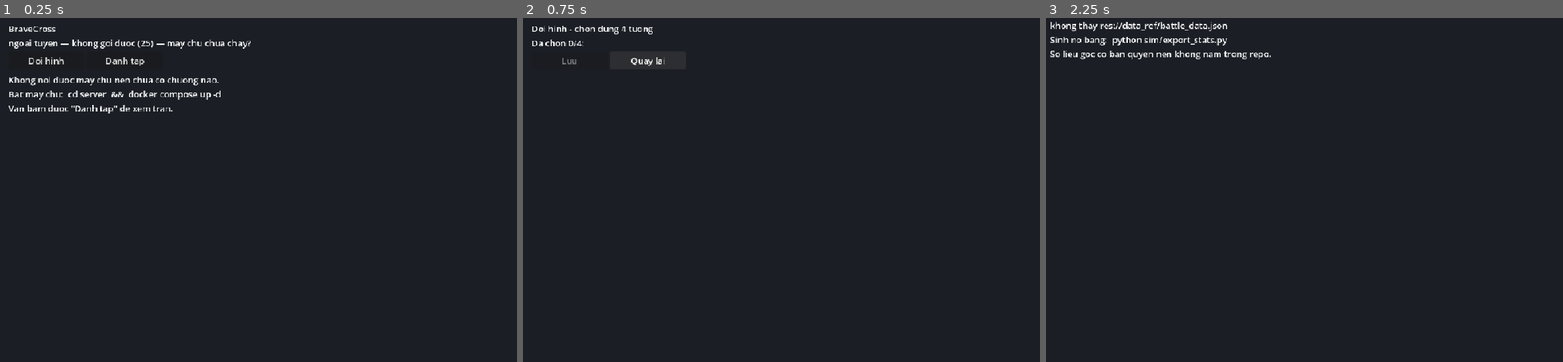
Above: before the commit, frames 1-3 (left to right).
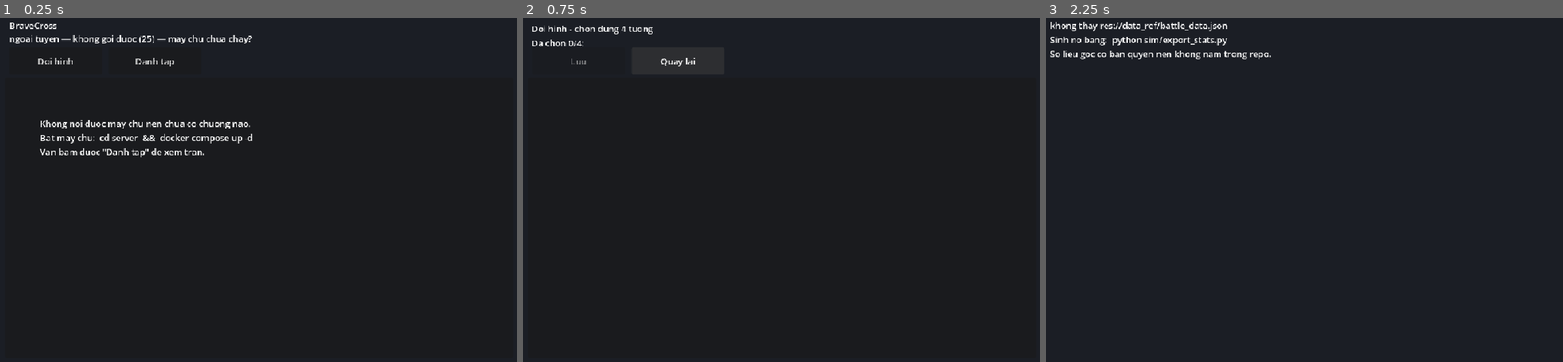
Above: after the commit, the same moments.

Repository: lvthe/bravecross-game
Game: Godot game, scene res://ui/menu.tscn
Same seed, same stepped clock (60 frames per second), same inputs: the game is played once before the commit and once after it.
Inputs:
- Up to frame 1 (0.25 s): no input
- Up to frame 2 (0.75 s): click "Doi hinh" at 0.5 s
- Up to frame 3 (2.25 s): click "Quay lai" at 1.25 s; click "Danh tap" at 2 s

The runs differ from the first frame. In frame 1, 3.1% of the frame differs, in the area x 1-49%, y 1-41%; in frame 2, 0.2%; in frame 3, nothing differs.

Commit message:
Khung giao dien dung art cua ban goc
game/ui_theme.gd dung mot Theme tu art goc roi ap cho ca cay node: nut la
khung go co nen giay (ui_background134), bang la cuon giay (ui_background62),
nen menu la ban do the gioi (ui_background135). Moi chuong co hinh nho la ban
do chuong cua chinh no — 16 anh ui_background_chapter_*.

Viet bang ma chu khong phai .tres: theme nay chi la phep noi giua ten control
cua Godot va ten file art.

Hai cho phai mo bang cach nhin anh that:
- Bien 9-patch khong co san trong anh, phai dat tay.
- Lan dau lay ui_background188 vi ten va ti le 399x60 trong nhu mot cai nut,
  hoa ra chi la dai xam mo, keo ra thanh vach mong. work/contact.py dan ca thu
  muc thanh mot tam de nhin mot lan la biet.

Nut phai cao hon tong hai bien khong thi khung bi bep — dat 50.

Chup anh nay khoa nhap lieu: cua so game gianh focus va mot phim lac tu ban
phim se bam vao nut dang focus roi nhay sang man khac. Da dinh nhieu lan: dinh
chup menu ma ra man tran.

Tat ca xanh: 144/144, 12/12, 24/24, 24/24, 43/43, 23/23, 26/26.

Co-Authored-By: Claude Opus 5 <noreply@anthropic.com>

Diff:
--- a/game/game.gd
+++ b/game/game.gd
@@ -35,6 +35,24 @@
 const SCENE_DIR := "res://assets_ref/scenes/"
 const MENU_SCENE := "main3/mainscene3_background_a"
 
+## Ban do tung chuong, lay tu art giao dien cua ban goc. Ban goc dung dung
+## kieu nay cho man chon chuong.
+const CHAPTER_MAPS := [
+	"ui_background_chapter_prairie", "ui_background_chapter_forest",
+	"ui_background_chapter_desert", "ui_background_chapter_valley",
+	"ui_background_chapter_snow", "ui_background_chapter_battle",
+	"ui_background_chapter_guandu", "ui_background_chapter_purplebamboo",
+	"ui_background_chapter_cemetery", "ui_background_chapter_lava",
+	"ui_background_chapter_devil", "ui_background_chapter_cebi",
+]
+
+
+## Anh ban do cua mot chuong, de lam hinh nho tren nut.
+func chapter_map(chapter: int) -> Texture2D:
+	if chapter <= 0:
+		return null
+	return UiTheme.tex(CHAPTER_MAPS[(chapter - 1) % CHAPTER_MAPS.size()])
+
 
 ## Anh nen cho mot chuong. chapter <= 0 (danh tap) thi lay canh dau.
 func backdrop(chapter: int) -> Texture2D:
@@ -57,6 +75,10 @@
 	var err := combat.load_data()
 	if err != "":
 		push_error(err)
+	# Theme dung art cua ban goc, ap cho ca cay node nen man nao cung theo.
+	var th := UiTheme.build()
+	if th != null:
+		get_tree().root.theme = th
 	_maybe_shot()
 
 
@@ -73,6 +95,10 @@
 			at = float(a.substr(5))
 	if path == "":
 		return
+	# Khoa nhap lieu trong lan chup: cua so game gianh focus, va mot phim lac
+	# tu ban phim se bam vao nut dang duoc focus roi nhay sang man khac. Da
+	# dinh mot lan: dinh chup menu ma ra man tran.
+	get_tree().root.gui_disable_input = true
 	await get_tree().create_timer(at).timeout
 	await RenderingServer.frame_post_draw
 	var e := get_viewport().get_texture().get_image().save_png(path)
--- /dev/null
+++ b/game/ui_theme.gd
@@ -0,0 +1,91 @@
+# Theme dung art giao dien cua ban goc.
+#
+# Dung bang MA chu khong phai file .tres: theme nay chi la mot phep noi giua
+# ten control cua Godot va ten file art, viet ra ma thi doc duoc lien va sua
+# duoc bang mot dong. File .tres cho viec nay chi tho hon.
+#
+# Art lay tu assets/png/background cua ban goc (work/scenes.py --raw). Cac tam
+# nay la anh mot mieng, khong phai 9-patch san, nen bien duoc dat bang tay —
+# xem BORDERS ben duoi.
+#
+# Khong co art thi theme tra ve null va game dung giao dien mac dinh cua Godot.
+class_name UiTheme
+extends RefCounted
+
+const DIR := "res://assets_ref/ui/"
+
+## Khung go co nen giay, 111x62 — dung la mot cai nut.
+## (Da thu ui_background188 truoc: hoa ra chi la mot dai xam mo, keo ra thanh
+## vach mong chu khong ra hinh nut nao.)
+const BTN := "ui_background134"
+## Cuon giay 688x800, dung lam nen bang danh sach.
+const PANEL := "ui_background62"
+
+## Bien 9-patch (ngang, doc). Dat bang tay sau khi nhin anh: khung go cua nut
+## day khoang 14 px, con hai truc cuon giay thi to hon nhieu.
+const BTN_BORDER := Vector2i(16, 14)
+const PANEL_BORDER := Vector2i(58, 72)
+
+
+static func tex(name: String) -> Texture2D:
+	var p := DIR + name + ".png"
+	if not ResourceLoader.exists(p):
+		return null
+	var t := ResourceLoader.load(p)
+	return t if t is Texture2D else null
+
+
+static func _box(name: String, border: Vector2i, tint: Color) -> StyleBoxTexture:
+	var t := tex(name)
+	if t == null:
+		return null
+	var s := StyleBoxTexture.new()
+	s.texture = t
+	s.texture_margin_left = border.x
+	s.texture_margin_right = border.x
+	s.texture_margin_top = border.y
+	s.texture_margin_bottom = border.y
+	# Chua noi dung cach mep mot chut, khong thi chu dinh vao vien.
+	s.content_margin_left = border.x + 6
+	s.content_margin_right = border.x + 6
+	s.content_margin_top = 6
+	s.content_margin_bottom = 6
+	s.modulate_color = tint
+	return s
+
+
+## Tra ve theme, hoac null neu chua xuat art giao dien.
+static func build() -> Theme:
+	if tex(BTN) == null:
+		return null
+	var th := Theme.new()
+
+	var normal := _box(BTN, BTN_BORDER, Color(1, 1, 1))
+	var hover := _box(BTN, BTN_BORDER, Color(1.25, 1.2, 1.1))
+	var pressed := _box(BTN, BTN_BORDER, Color(0.8, 0.78, 0.75))
+	# Chuong khoa: xam han di de nhin phat la biet chua bam duoc.
+	var disabled := _box(BTN, BTN_BORDER, Color(0.45, 0.45, 0.5, 0.75))
+	for pair in [["normal", normal], ["hover", hover], ["pressed", pressed],
+			["disabled", disabled], ["focus", hover]]:
+		if pair[1] != null:
+			th.set_stylebox(pair[0], "Button", pair[1])
+
+	# Nen nut la giay sang, nen chu phai TOI. Dung mau kem nhu chu tren nen
+	# tranh thi khong doc noi.
+	th.set_color("font_color", "Button", Color(0.24, 0.15, 0.07))
+	th.set_color("font_hover_color", "Button", Color(0.12, 0.08, 0.03))
+	th.set_color("font_pressed_color", "Button", Color(0.24, 0.15, 0.07))
+	th.set_color("font_disabled_color", "Button", Color(0.42, 0.36, 0.30))
+	th.set_font_size("font_size", "Button", 15)
+
+	var panel := _box(PANEL, PANEL_BORDER, Color(1, 1, 1, 0.97))
+	if panel != null:
+		th.set_stylebox("panel", "Panel", panel)
+		th.set_stylebox("panel", "PanelContainer", panel)
+
+	# Chu tren nen tranh: khong co vien thi doc rat met.
+	th.set_color("font_color", "Label", Color(1, 0.97, 0.9))
+	th.set_color("font_outline_color", "Label", Color(0, 0, 0, 0.85))
+	th.set_constant("outline_size", "Label", 5)
+	th.set_font_size("font_size", "Label", 15)
+	return th
--- a/ui/menu.gd
+++ b/ui/menu.gd
@@ -11,7 +11,10 @@
 
 
 func _ready() -> void:
-	$Backdrop.texture = Game.load_backdrop(Game.MENU_SCENE)
+	# Ban do the gioi co khung go — chinh la anh ban goc dung cho man ban do.
+	var world := UiTheme.tex("ui_background135")
+	$Backdrop.texture = world if world != null else Game.load_backdrop(Game.MENU_SCENE)
+	$Backdrop.modulate = Color(1, 1, 1) if world != null else Color(0.55, 0.55, 0.6)
 	$Buttons/Roster.pressed.connect(_on_roster)
 	$Buttons/Practice.pressed.connect(_on_practice)
 	_title.text = "BraveCross"
@@ -54,9 +57,14 @@
 	var cleared := bool(ch.get("cleared", false))
 
 	var b := Button.new()
-	b.custom_minimum_size = Vector2(0, 38)
+	b.custom_minimum_size = Vector2(0, 62)
 	b.alignment = HORIZONTAL_ALIGNMENT_LEFT
 	b.disabled = not unlocked
+	# Hinh nho ban do cua chuong, giong cach ban goc bay man chon chuong.
+	var thumb := Game.chapter_map(n)
+	if thumb != null:
+		b.icon = thumb
+		b.expand_icon = true
 	var mark := "[xong]" if cleared else ("      " if unlocked else "[khoa]")
 	b.text = "  %s  Chuong %-3d   dich manh x%.2f   %s" % [
 			mark, n, float(ch.get("power", 1.0)),
--- a/ui/menu.tscn
+++ b/ui/menu.tscn
@@ -20,41 +20,48 @@
 anchor_bottom = 1.0
 expand_mode = 1
 stretch_mode = 6
-modulate = Color(0.55, 0.55, 0.6, 1)
+modulate = Color(0.62, 0.62, 0.66, 1)
 
 [node name="Title" type="Label" parent="."]
-offset_left = 20.0
-offset_top = 14.0
+offset_left = 22.0
+offset_top = 8.0
 offset_right = 940.0
-offset_bottom = 40.0
+offset_bottom = 32.0
 text = "BraveCross"
 
 [node name="Status" type="Label" parent="."]
-offset_left = 20.0
-offset_top = 40.0
+offset_left = 22.0
+offset_top = 32.0
 offset_right = 940.0
-offset_bottom = 62.0
+offset_bottom = 56.0
 text = "..."
 
 [node name="Buttons" type="HBoxContainer" parent="."]
-offset_left = 20.0
-offset_top = 68.0
+offset_left = 22.0
+offset_top = 60.0
 offset_right = 940.0
-offset_bottom = 100.0
+offset_bottom = 110.0
+theme_override_constants/separation = 12
 
 [node name="Roster" type="Button" parent="Buttons"]
-custom_minimum_size = Vector2(140, 32)
+custom_minimum_size = Vector2(170, 50)
 text = "Doi hinh"
 
 [node name="Practice" type="Button" parent="Buttons"]
-custom_minimum_size = Vector2(140, 32)
+custom_minimum_size = Vector2(170, 50)
 text = "Danh tap"
 
+[node name="ListPanel" type="Panel" parent="."]
+offset_left = 14.0
+offset_top = 116.0
+offset_right = 946.0
+offset_bottom = 630.0
+
 [node name="Scroll" type="ScrollContainer" parent="."]
-offset_left = 20.0
-offset_top = 108.0
-offset_right = 940.0
-offset_bottom = 528.0
+offset_left = 78.0
+offset_top = 188.0
+offset_right = 878.0
+offset_bottom = 562.0
 
 [node name="List" type="VBoxContainer" parent="Scroll"]
-custom_minimum_size = Vector2(900, 0)
+custom_minimum_size = Vector2(796, 0)
--- a/ui/roster.gd
+++ b/ui/roster.gd
@@ -17,6 +17,9 @@
 
 
 func _ready() -> void:
+	var world := UiTheme.tex("ui_background135")
+	if world != null:
+		$Backdrop.texture = world
 	_save.pressed.connect(_on_save)
 	$Buttons/Back.pressed.connect(func(): Game.goto(Game.MENU))
 	await Game.ensure_session()
@@ -29,10 +32,11 @@
 		c.queue_free()
 	for name in Game.hero_names():
 		var b := Button.new()
-		b.custom_minimum_size = Vector2(210, 34)
+		b.custom_minimum_size = Vector2(258, 46)
 		b.toggle_mode = true
 		b.button_pressed = _picked.has(name)
 		b.text = _label(name)
+		_mark(b, b.button_pressed)
 		b.toggled.connect(_on_toggle.bind(name, b))
 		_grid.add_child(b)
 	_refresh()
@@ -46,6 +50,12 @@
 			int(row.get("Viability", 0))]
 
 
+## Nut bam roi va nut chua bam chi khac nhau chut mau, nhin khong ra dang chon
+## ai. To sang han len cho ro.
+func _mark(b: Button, on: bool) -> void:
+	b.modulate = Color(1.25, 1.1, 0.7) if on else Color(1, 1, 1)
+
+
 func _on_toggle(pressed: bool, hero_name: String, b: Button) -> void:
 	if pressed:
 		if _picked.size() >= TEAM_SIZE:
@@ -55,6 +65,7 @@
 			_picked.append(hero_name)
 	else:
 		_picked.erase(hero_name)
+	_mark(b, b.button_pressed)
 	_refresh()
 
 
--- a/ui/roster.tscn
+++ b/ui/roster.tscn
@@ -14,6 +14,14 @@
 anchor_bottom = 1.0
 color = Color(0.106, 0.118, 0.145, 1)
 
+[node name="Backdrop" type="TextureRect" parent="."]
+anchors_preset = 15
+anchor_right = 1.0
+anchor_bottom = 1.0
+expand_mode = 1
+stretch_mode = 6
+modulate = Color(0.62, 0.62, 0.66, 1)
+
 [node name="Title" type="Label" parent="."]
 offset_left = 20.0
 offset_top = 14.0
@@ -29,25 +37,32 @@
 text = "..."
 
 [node name="Buttons" type="HBoxContainer" parent="."]
-offset_left = 20.0
-offset_top = 68.0
+offset_left = 22.0
+offset_top = 60.0
 offset_right = 940.0
-offset_bottom = 100.0
+offset_bottom = 110.0
+theme_override_constants/separation = 12
 
 [node name="Save" type="Button" parent="Buttons"]
-custom_minimum_size = Vector2(140, 32)
+custom_minimum_size = Vector2(170, 50)
 text = "Luu"
 
 [node name="Back" type="Button" parent="Buttons"]
-custom_minimum_size = Vector2(140, 32)
+custom_minimum_size = Vector2(170, 50)
 text = "Quay lai"
 
+[node name="ListPanel" type="Panel" parent="."]
+offset_left = 14.0
+offset_top = 116.0
+offset_right = 946.0
+offset_bottom = 630.0
+
 [node name="Scroll" type="ScrollContainer" parent="."]
-offset_left = 20.0
-offset_top = 108.0
-offset_right = 940.0
-offset_bottom = 528.0
+offset_left = 78.0
+offset_top = 188.0
+offset_right = 878.0
+offset_bottom = 562.0
 
 [node name="Grid" type="GridContainer" parent="Scroll"]
-custom_minimum_size = Vector2(900, 0)
-columns = 4
+custom_minimum_size = Vector2(796, 0)
+columns = 3
Not shown, added: game/ui_theme.gd.uid
Not shown, changed: README.md
